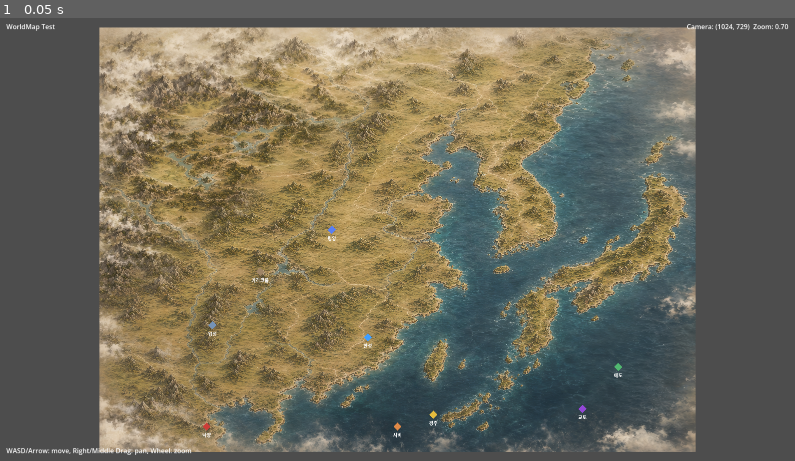
Above: before the commit, frame 1.
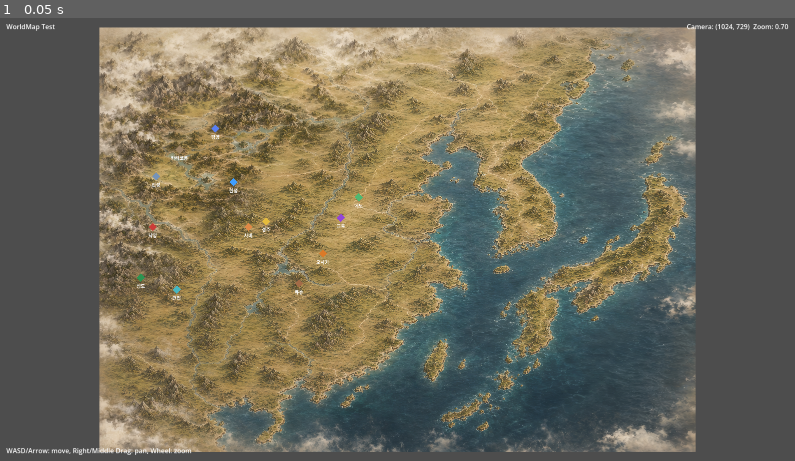
Above: after the commit, the same moment.

Repository: kimjak-app/SamWar_BattleLab
Game: Godot game, scene res://WorldMap_Test.tscn
The game is run twice, just before and just after one commit, with the same random seed, the same clock (stepped at 60 frames per second) and the same inputs. This scene is started directly instead of the project's main scene.
Inputs:
- Up to frame 1 (0.05 s): no input

The runs differ from the first frame. In frame 1, 0.4% of the frame differs, in the area x 17-79%, y 24-95%.

Commit message:
[v0.68b-2-hotfix2 WorldMap Tile Editor Seam Fix]

Diff:
--- a/WorldMap_Test.tscn
+++ b/WorldMap_Test.tscn
@@ -22,17 +22,17 @@
 texture = ExtResource("2_tile_a1")
 
 [node name="Tile_A2_TopRight" type="Sprite2D" parent="WorldMapRoot/WorldMapTileLayer"]
-position = Vector2(1024, 0)
+position = Vector2(512, 0)
 centered = false
 texture = ExtResource("3_tile_a2")
 
 [node name="Tile_B1_BottomLeft" type="Sprite2D" parent="WorldMapRoot/WorldMapTileLayer"]
-position = Vector2(0, 1024)
+position = Vector2(0, 512)
 centered = false
 texture = ExtResource("4_tile_b1")
 
 [node name="Tile_B2_BottomRight" type="Sprite2D" parent="WorldMapRoot/WorldMapTileLayer"]
-position = Vector2(1024, 1024)
+position = Vector2(512, 512)
 centered = false
 texture = ExtResource("5_tile_b2")
 
@@ -43,14 +43,14 @@
 position = Vector2(0, 0)
 
 [node name="CityMarker_Luoyang" type="Node2D" parent="WorldMapRoot/CityLayer"]
-position = Vector2(369, 1372)
+position = Vector2(184, 686)
 script = ExtResource("6_city_marker")
 city_id = "luoyang"
 display_name = "낙양"
 region_id = "region.china_mainland"
 owner_faction_id = "chu"
 neighbors = Array[String](["yecheng", "chengdu", "jianye"])
-web_seed_position = Vector2(369, 1372)
+web_seed_position = Vector2(184, 686)
 
 [node name="MarkerBody" type="Polygon2D" parent="WorldMapRoot/CityLayer/CityMarker_Luoyang"]
 color = Color(0.8, 0.24, 0.22, 1)
@@ -65,14 +65,14 @@
 horizontal_alignment = 1
 
 [node name="CityMarker_Yecheng" type="Node2D" parent="WorldMapRoot/CityLayer"]
-position = Vector2(389, 1024)
+position = Vector2(195, 512)
 script = ExtResource("6_city_marker")
 city_id = "yecheng"
 display_name = "업성"
 region_id = "region.china_mainland"
 owner_faction_id = "wei"
 neighbors = Array[String](["luoyang", "jianye", "karakorum"])
-web_seed_position = Vector2(389, 1024)
+web_seed_position = Vector2(195, 512)
 
 [node name="MarkerBody" type="Polygon2D" parent="WorldMapRoot/CityLayer/CityMarker_Yecheng"]
 color = Color(0.46, 0.58, 0.72, 1)
@@ -87,14 +87,14 @@
 horizontal_alignment = 1
 
 [node name="CityMarker_Chengdu" type="Node2D" parent="WorldMapRoot/CityLayer"]
-position = Vector2(287, 1720)
+position = Vector2(143, 860)
 script = ExtResource("6_city_marker")
 city_id = "chengdu"
 display_name = "성도"
 region_id = "region.china_mainland"
 owner_faction_id = "shu"
 neighbors = Array[String](["luoyang", "jianye"])
-web_seed_position = Vector2(287, 1720)
+web_seed_position = Vector2(143, 860)
 
 [node name="MarkerBody" type="Polygon2D" parent="WorldMapRoot/CityLayer/CityMarker_Chengdu"]
 color = Color(0.18, 0.58, 0.32, 1)
@@ -109,7 +109,7 @@
 horizontal_alignment = 1
 
 [node name="CityMarker_Jianye" type="Node2D" parent="WorldMapRoot/CityLayer"]
-position = Vector2(532, 1802)
+position = Vector2(266, 901)
 script = ExtResource("6_city_marker")
 city_id = "jianye"
 display_name = "건업"
@@ -119,7 +119,7 @@
 route_types = {
 "sabi": "sea"
 }
-web_seed_position = Vector2(532, 1802)
+web_seed_position = Vector2(266, 901)
 
 [node name="MarkerBody" type="Polygon2D" parent="WorldMapRoot/CityLayer/CityMarker_Jianye"]
 color = Color(0.28, 0.72, 0.76, 1)
@@ -134,7 +134,7 @@
 horizontal_alignment = 1
 
 [node name="CityMarker_Karakorum" type="Node2D" parent="WorldMapRoot/CityLayer"]
-position = Vector2(553, 840)
+position = Vector2(276, 420)
 script = ExtResource("6_city_marker")
 city_id = "karakorum"
 display_name = "카라코룸"
@@ -145,7 +145,7 @@
 "pyeongyang": "land",
 "yecheng": "land"
 }
-web_seed_position = Vector2(553, 840)
+web_seed_position = Vector2(276, 420)
 
 [node name="MarkerBody" type="Polygon2D" parent="WorldMapRoot/CityLayer/CityMarker_Karakorum"]
 color = Color(0.62, 0.52, 0.4, 1)
@@ -160,14 +160,14 @@
 horizontal_alignment = 1
 
 [node name="CityMarker_Pyeongyang" type="Node2D" parent="WorldMapRoot/CityLayer"]
-position = Vector2(799, 696)
+position = Vector2(399, 348)
 script = ExtResource("6_city_marker")
 city_id = "pyeongyang"
 display_name = "평양"
 region_id = "region.korean_peninsula"
 owner_faction_id = "goguryeo"
 neighbors = Array[String](["hanseong", "karakorum"])
-web_seed_position = Vector2(799, 696)
+web_seed_position = Vector2(399, 348)
 
 [node name="MarkerBody" type="Polygon2D" parent="WorldMapRoot/CityLayer/CityMarker_Pyeongyang"]
 color = Color(0.35, 0.5, 0.95, 1)
@@ -182,14 +182,14 @@
 horizontal_alignment = 1
 
 [node name="CityMarker_Hanseong" type="Node2D" parent="WorldMapRoot/CityLayer"]
-position = Vector2(922, 1065)
+position = Vector2(461, 532)
 script = ExtResource("6_city_marker")
 city_id = "hanseong"
 display_name = "한성"
 region_id = "region.korean_peninsula"
 owner_faction_id = "player"
 neighbors = Array[String](["pyeongyang", "gyeongju", "sabi"])
-web_seed_position = Vector2(922, 1065)
+web_seed_position = Vector2(461, 532)
 
 [node name="MarkerBody" type="Polygon2D" parent="WorldMapRoot/CityLayer/CityMarker_Hanseong"]
 color = Color(0.25, 0.62, 1, 1)
@@ -204,7 +204,7 @@
 horizontal_alignment = 1
 
 [node name="CityMarker_Gyeongju" type="Node2D" parent="WorldMapRoot/CityLayer"]
-position = Vector2(1147, 1331)
+position = Vector2(573, 666)
 script = ExtResource("6_city_marker")
 city_id = "gyeongju"
 display_name = "경주"
@@ -215,7 +215,7 @@
 "kyoto": "sea",
 "osaka": "sea"
 }
-web_seed_position = Vector2(1147, 1331)
+web_seed_position = Vector2(573, 666)
 
 [node name="MarkerBody" type="Polygon2D" parent="WorldMapRoot/CityLayer/CityMarker_Gyeongju"]
 color = Color(0.9, 0.74, 0.24, 1)
@@ -230,7 +230,7 @@
 horizontal_alignment = 1
 
 [node name="CityMarker_Sabi" type="Node2D" parent="WorldMapRoot/CityLayer"]
-position = Vector2(1024, 1372)
+position = Vector2(512, 686)
 script = ExtResource("6_city_marker")
 city_id = "sabi"
 display_name = "사비"
@@ -241,7 +241,7 @@
 "jianye": "sea",
 "kyushu": "sea"
 }
-web_seed_position = Vector2(1024, 1372)
+web_seed_position = Vector2(512, 686)
 
 [node name="MarkerBody" type="Polygon2D" parent="WorldMapRoot/CityLayer/CityMarker_Sabi"]
 color = Color(0.88, 0.54, 0.28, 1)
@@ -256,7 +256,7 @@
 horizontal_alignment = 1
 
 [node name="CityMarker_Kyoto" type="Node2D" parent="WorldMapRoot/CityLayer"]
-position = Vector2(1659, 1311)
+position = Vector2(830, 655)
 script = ExtResource("6_city_marker")
 city_id = "kyoto"
 display_name = "교토"
@@ -266,7 +266,7 @@
 route_types = {
 "gyeongju": "sea"
 }
-web_seed_position = Vector2(1659, 1311)
+web_seed_position = Vector2(830, 655)
 
 [node name="MarkerBody" type="Polygon2D" parent="WorldMapRoot/CityLayer/CityMarker_Kyoto"]
 color = Color(0.58, 0.28, 0.84, 1)
@@ -281,7 +281,7 @@
 horizontal_alignment = 1
 
 [node name="CityMarker_Osaka" type="Node2D" parent="WorldMapRoot/CityLayer"]
-position = Vector2(1536, 1556)
+position = Vector2(768, 778)
 script = ExtResource("6_city_marker")
 city_id = "osaka"
 display_name = "오사카"
@@ -292,7 +292,7 @@
 "gyeongju": "sea",
 "kyushu": "sea"
 }
-web_seed_position = Vector2(1536, 1556)
+web_seed_position = Vector2(768, 778)
 
 [node name="MarkerBody" type="Polygon2D" parent="WorldMapRoot/CityLayer/CityMarker_Osaka"]
 color = Color(0.86, 0.48, 0.16, 1)
@@ -307,7 +307,7 @@
 horizontal_alignment = 1
 
 [node name="CityMarker_Kyushu" type="Node2D" parent="WorldMapRoot/CityLayer"]
-position = Vector2(1372, 1761)
+position = Vector2(686, 881)
 script = ExtResource("6_city_marker")
 city_id = "kyushu"
 display_name = "큐슈"
@@ -318,7 +318,7 @@
 "osaka": "sea",
 "sabi": "sea"
 }
-web_seed_position = Vector2(1372, 1761)
+web_seed_position = Vector2(686, 881)
 
 [node name="MarkerBody" type="Polygon2D" parent="WorldMapRoot/CityLayer/CityMarker_Kyushu"]
 color = Color(0.64, 0.42, 0.28, 1)
@@ -333,14 +333,14 @@
 horizontal_alignment = 1
 
 [node name="CityMarker_Edo" type="Node2D" parent="WorldMapRoot/CityLayer"]
-position = Vector2(1782, 1167)
+position = Vector2(891, 584)
 script = ExtResource("6_city_marker")
 city_id = "edo"
 display_name = "에도"
 region_id = "region.japanese_archipelago"
 owner_faction_id = "tokugawa"
 neighbors = Array[String](["kyoto"])
-web_seed_position = Vector2(1782, 1167)
+web_seed_position = Vector2(891, 584)
 
 [node name="MarkerBody" type="Polygon2D" parent="WorldMapRoot/CityLayer/CityMarker_Edo"]
 color = Color(0.32, 0.72, 0.44, 1)
@@ -364,7 +364,7 @@
 position = Vector2(0, 0)
 
 [node name="WorldMapCamera" type="Camera2D" parent="."]
-position = Vector2(1024, 1024)
+position = Vector2(512, 512)
 zoom = Vector2(0.7, 0.7)
 enabled = true
 
--- a/scripts/worldmap_test.gd
+++ b/scripts/worldmap_test.gd
@@ -120,7 +120,7 @@
 func _get_primary_tile_size() -> Vector2:
 	if tile_a1_top_left.texture == null:
 		push_warning("WorldMap tile A1 texture is missing; using fallback layout size.")
-		return Vector2(1024.0, 1024.0)
+		return Vector2(512.0, 512.0)
 	return tile_a1_top_left.texture.get_size()
 
 
Not shown, changed: agent/CHANGELOG.md
Not shown, changed: agent/CURRENT_STATE.md
Not shown, changed: agent/HANDOFF_TO_CODEX.md
Not shown, changed: agent/NEXT_TASKS.md
Not shown, changed: agent/SESSION_LOG.md
Not shown, changed: agent/WORLDMAP_RULES.md
